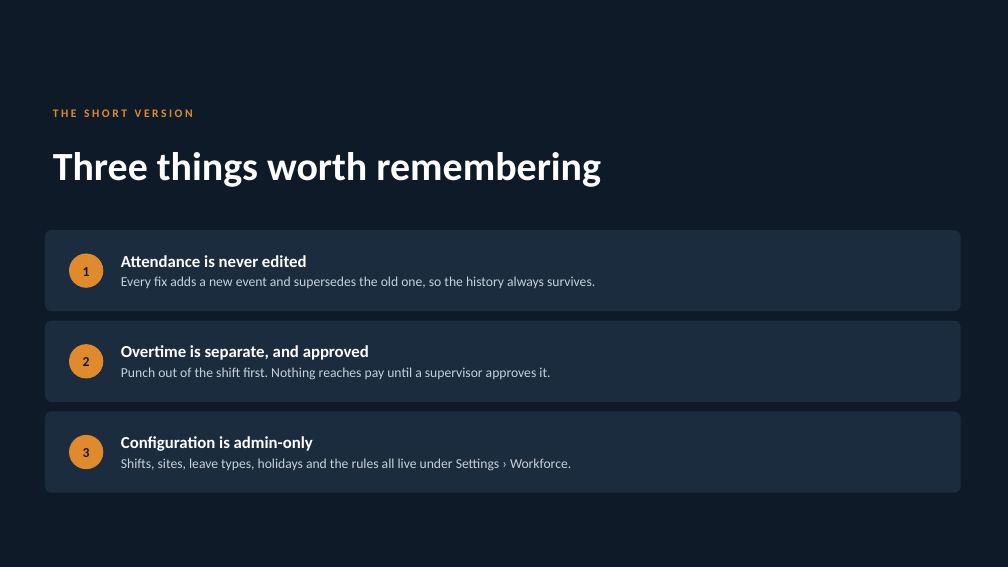
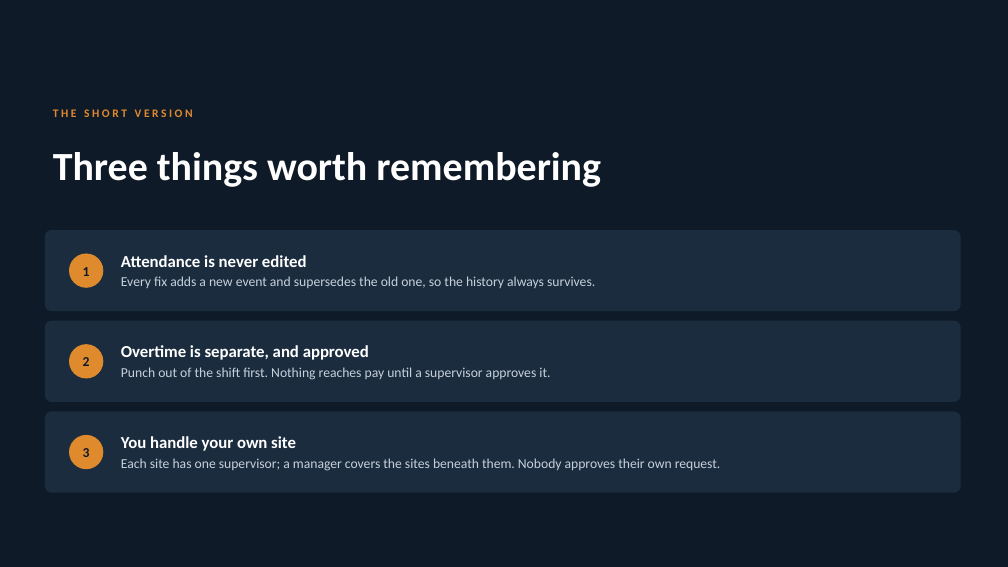
Before and after one commit to iammuniraa-wq/bpmsquare-app, a slide deck: slide 36 of docs/qa/BPMSquare_WFM_Feature_Guide.pptx (slide 34 before the commit). Drawn at 1008x567 pixels with LibreOffice and Linux fonts; fonts in the diff are those of the drawing. Boxes give left, top, right and bottom in pixels: in the first picture for what was removed or moved away, otherwise in the second. Text is boxed around its words. In the diff, an @@ line names an element or a change of style, - is before the commit and + after.

```diff
--- a/docs/qa/BPMSquare_WFM_Feature_Guide.pptx
+++ b/docs/qa/BPMSquare_WFM_Feature_Guide.pptx
@@ text at bbox=[121, 436, 721, 471]: text changed @@
-Configuration is admin-only
-Shifts, sites, leave types, holidays and the rules all live under Settings › Workforce.
+You handle your own site
+Each site has one supervisor; a manager covers the sites beneath them. Nobody approves their own request.
```
Also in this commit, not shown: 14 other slides changed, 2 slides added, 1 other file.
